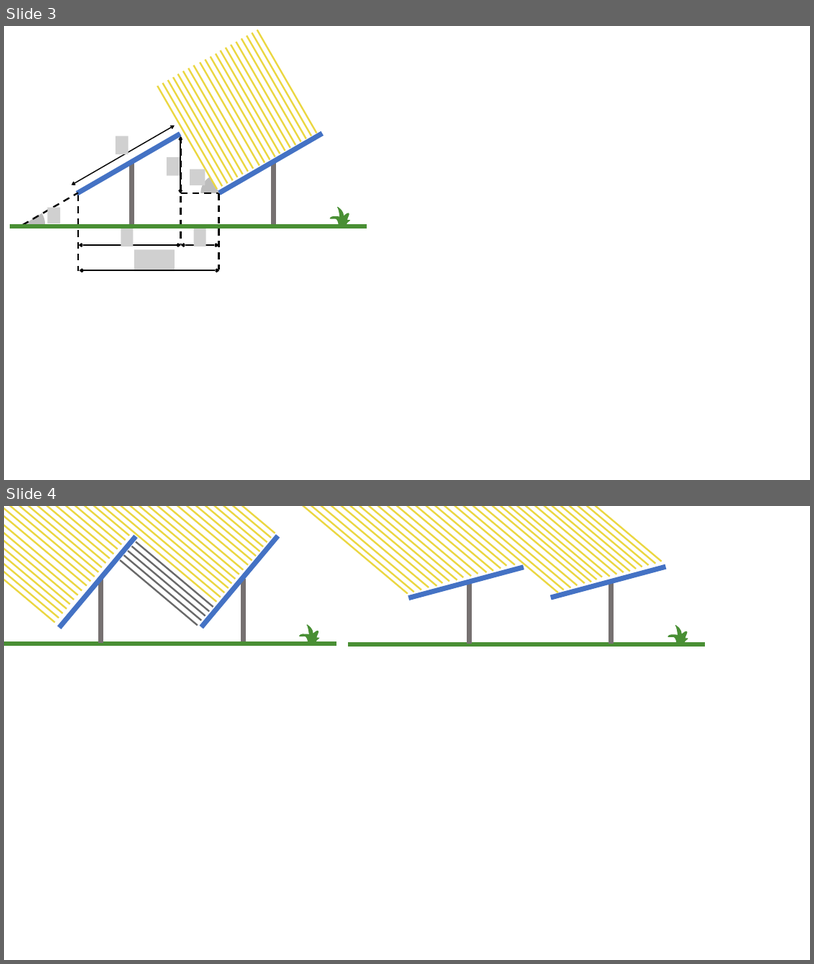
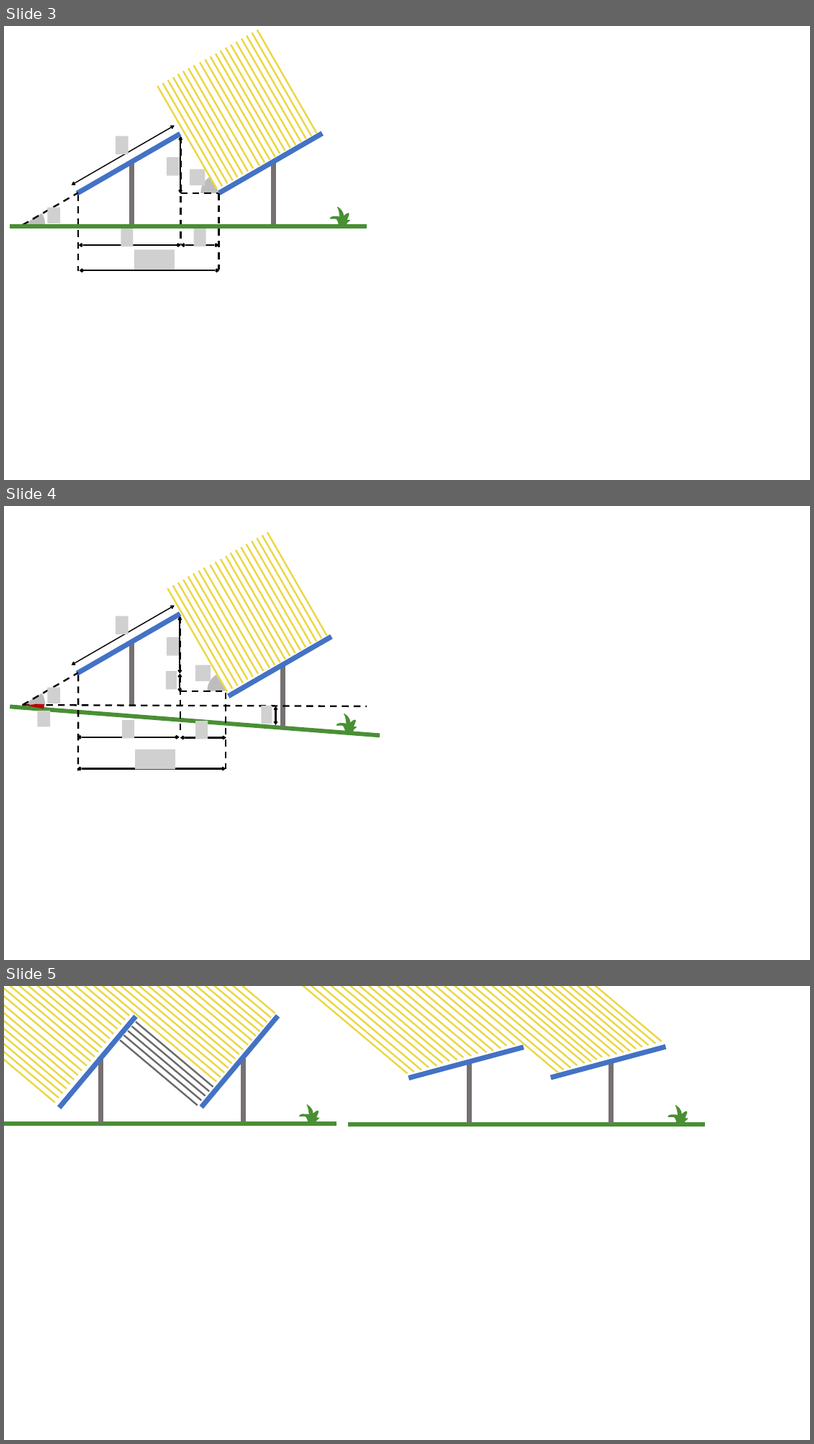
Before and after one commit to martavp/pv-textbook, a slide deck: Figures/Chapter_10/drawings/Fig10 drawings.pptx. Shown one above the other, each under a label of ours: slides 3 and 4 before the commit, slides 3, 4 and 5 after it. The pictures are 814x964 and 814x1444 pixels, drawn with LibreOffice and Linux fonts; fonts in the diff are those of the drawing; grey boxes stand for pictures. Boxes give left, top, right and bottom in pixels: in the first picture for what was removed or moved away, otherwise in the second. Text is boxed around its words. In the diff, an @@ line names an element or a change of style, - is before the commit and + after.

```diff
--- a/Figures/Chapter_10/drawings/Fig10 drawings.pptx
+++ b/Figures/Chapter_10/drawings/Fig10 drawings.pptx
@@ slide 4 added at [4, 506, 810, 960], background #FFFFFF @@
@@ group added at [168, 532, 327, 692]: 20 lines @@
@@ double arrow added from (71, 665) to (175, 605), #000000 1.25 pt @@
@@ line added from (180, 614) to (77, 673), #4472C4 6 pt @@
@@ picture added at [116, 616, 128, 634] @@
@@ line added from (180, 617) to (180, 735), #000000 2 pt dashed @@
@@ double arrow added from (180, 616) to (180, 674), #000000 2 pt @@
@@ line added from (131, 643) to (131, 705), #767171 6 pt @@
@@ picture added at [167, 637, 180, 656] @@
@@ line added from (332, 636) to (229, 696), #4472C4 6 pt @@
@@ pie slice (boxed as its full ellipse) added at [4, 674, 54, 735], fill #BDBDBD @@
@@ pie slice (boxed as its full ellipse) added at [4, 674, 52, 734], fill #C00000 @@
@@ line added from (23, 705) to (78, 673), #000000 2 pt dashed @@
@@ line added from (78, 674) to (78, 770), #000000 2 pt dashed @@
@@ picture added at [166, 671, 177, 690] @@
@@ double arrow added from (180, 674) to (180, 692), #000000 2 pt @@
@@ picture added at [196, 665, 211, 682] @@
@@ pie slice (boxed as its full ellipse) added at [201, 666, 251, 716], fill #BDBDBD @@
@@ line added from (283, 666) to (283, 728), #767171 6 pt @@
@@ picture added at [47, 687, 60, 703] @@
@@ line added from (180, 691) to (224, 691), #000000 2 pt dashed @@
@@ line added from (226, 692) to (226, 769), #000000 2 pt dashed @@
@@ line added from (10, 706) to (381, 735), #498F34 5 pt @@
@@ line added from (23, 705) to (367, 706), #000000 2 pt dashed @@
@@ picture added at [37, 710, 50, 727] @@
@@ picture added at [122, 720, 134, 739] @@
@@ picture added at [196, 721, 208, 739] @@
@@ picture added at [261, 705, 272, 723] @@
@@ double arrow added from (275, 706) to (275, 725), #000000 2 pt @@
@@ freeform shape added at [337, 713, 357, 733], fill #498F34, outline #498F34 1 pt @@
@@ double arrow added from (77, 737) to (180, 737), #000000 2 pt @@
@@ double arrow added from (180, 738) to (226, 738), #000000 2 pt @@
@@ picture added at [135, 749, 176, 769] @@
@@ double arrow added from (77, 769) to (226, 769), #000000 2 pt @@
@@ what was slide 4 is now slide 5 @@
```
Also in this commit, not shown: 1 other file.
